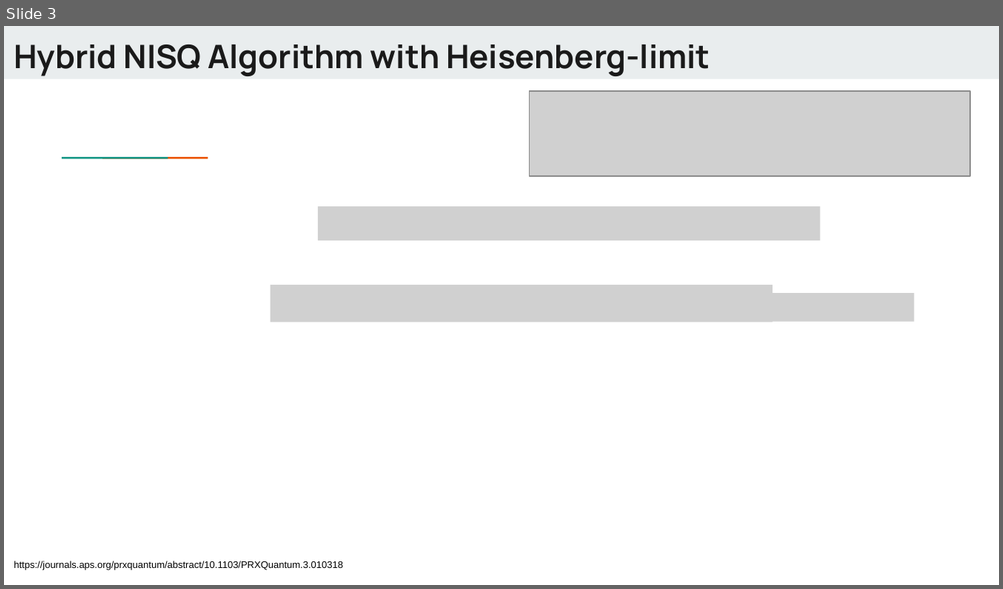
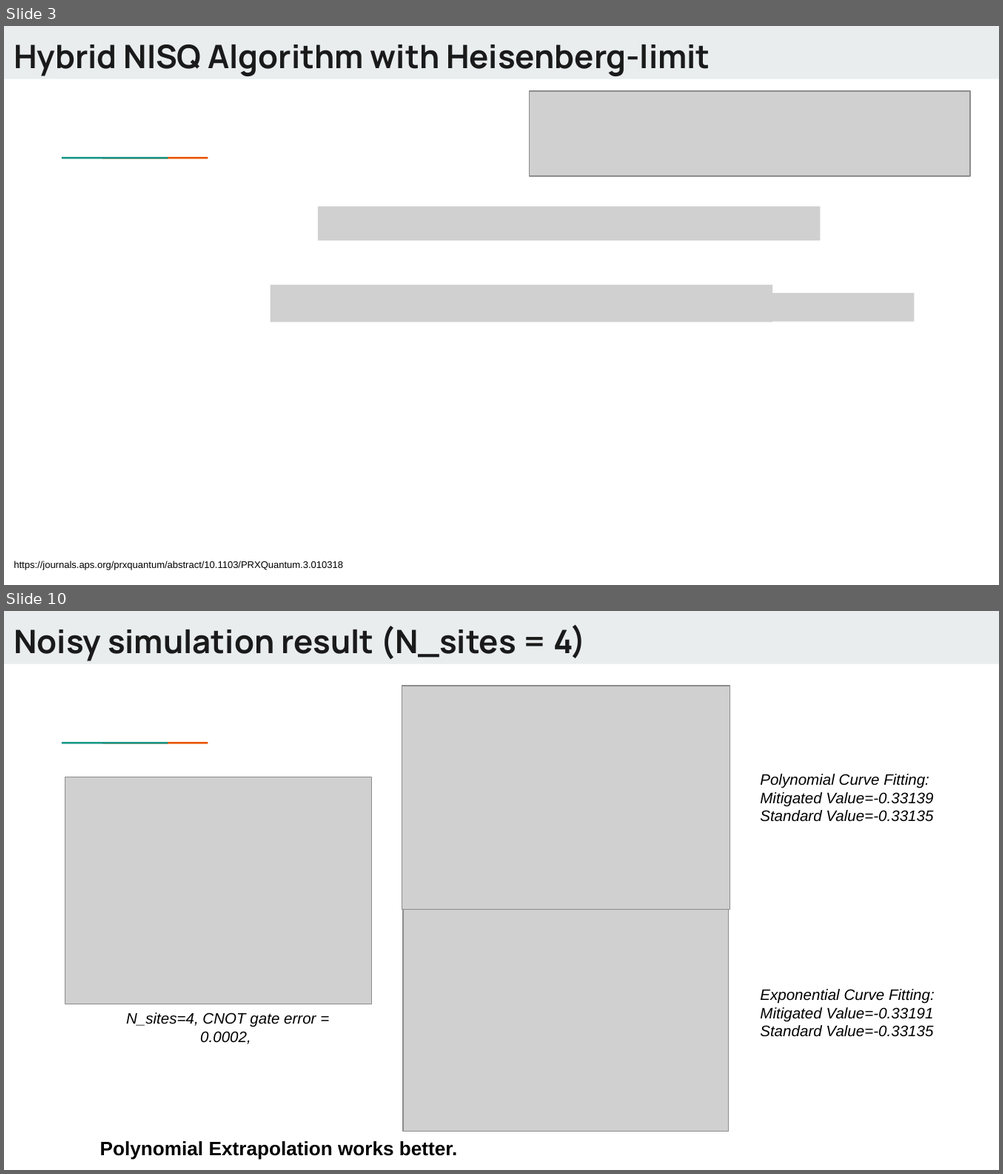
Before and after one commit to Dran-Z/QHack2023-SunnyDelft, a slide deck: QHack-SunnyDelft.pptx. Shown one above the other, each under a label of ours: slide 3 before the commit, slides 3 and 10 after it; the slides between them are not shown. The pictures are 1003x589 and 1003x1174 pixels, drawn with LibreOffice and Linux fonts; fonts in the diff are those of the drawing; grey boxes stand for pictures. Boxes give left, top, right and bottom in pixels: in the first picture for what was removed or moved away, otherwise in the second. Text is boxed around its words. In the diff, an @@ line names an element or a change of style, - is before the commit and + after.

```diff
--- a/QHack-SunnyDelft.pptx
+++ b/QHack-SunnyDelft.pptx
@@ slide 10 added at [4, 611, 999, 1170], background #FFFFFF; not listed: 3 template elements that a slide beside it also shows @@
@@ title added at [14, 624, 586, 661], 23.4 pt, text #1A1A1A, bold @@
+Noisy simulation result (N_sites = 4)
@@ picture added at [402, 686, 730, 909] @@
@@ picture added at [65, 777, 371, 1004] @@
@@ text added at [760, 774, 933, 822], 11 pt, text #000000, italic @@
+Polynomial Curve Fitting:
+Mitigated Value=-0.33139
+Standard Value=-0.33135
@@ picture added at [403, 909, 728, 1131] @@
@@ text added at [760, 989, 934, 1037], 11 pt, text #000000, italic @@
+Exponential Curve Fitting:
+Mitigated Value=-0.33191
+Standard Value=-0.33135
@@ text added at [126, 1013, 316, 1045], 11 pt, text #000000, italic @@
+N_sites=4, CNOT gate error = 0.0002,
@@ text added at [100, 1142, 457, 1160], 14 pt, text #000000, bold @@
+Polynomial Extrapolation works better.
```
Also in this commit, not shown: 5 slides changed, 4 other slides added, 3 slides removed, 7 other files.
